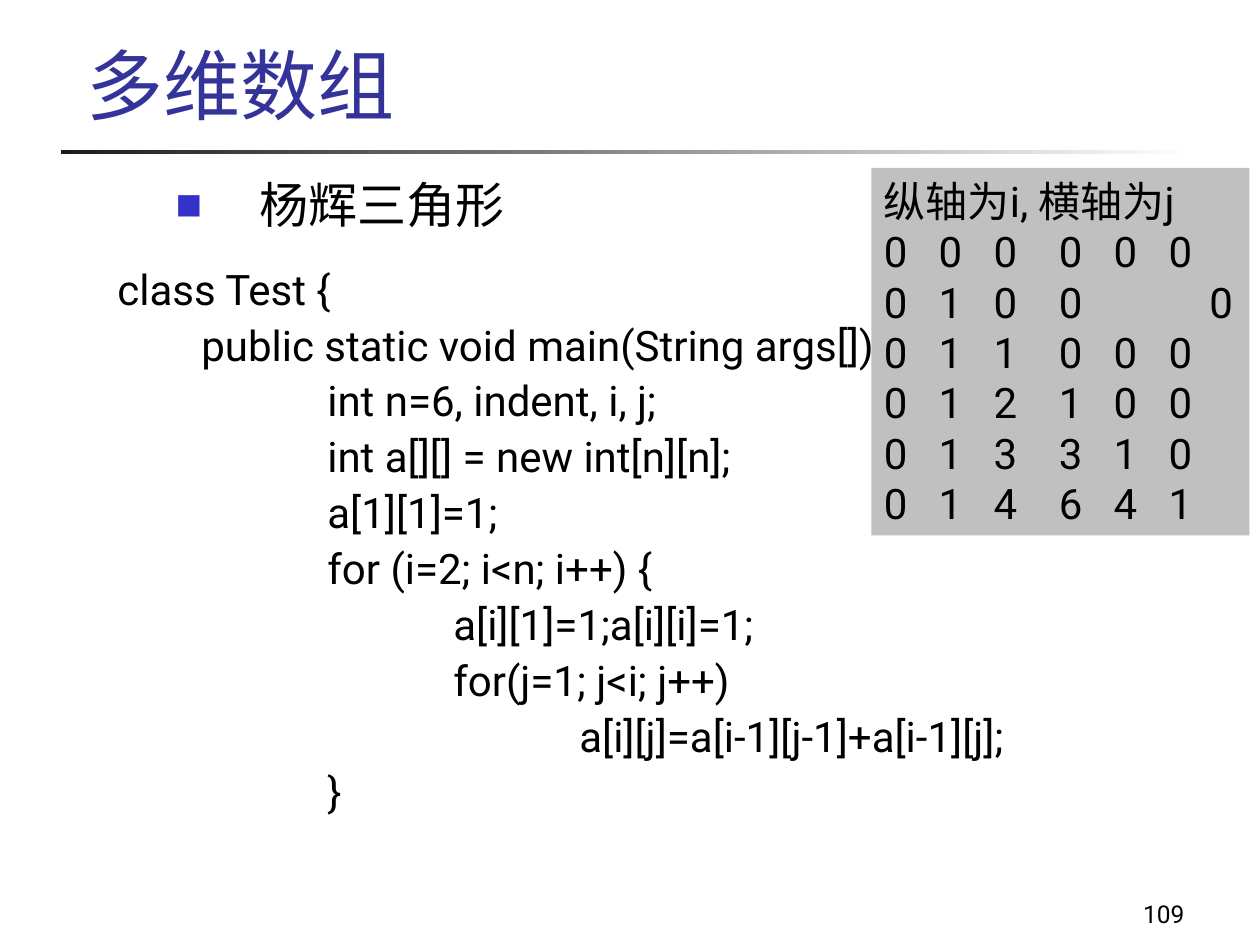
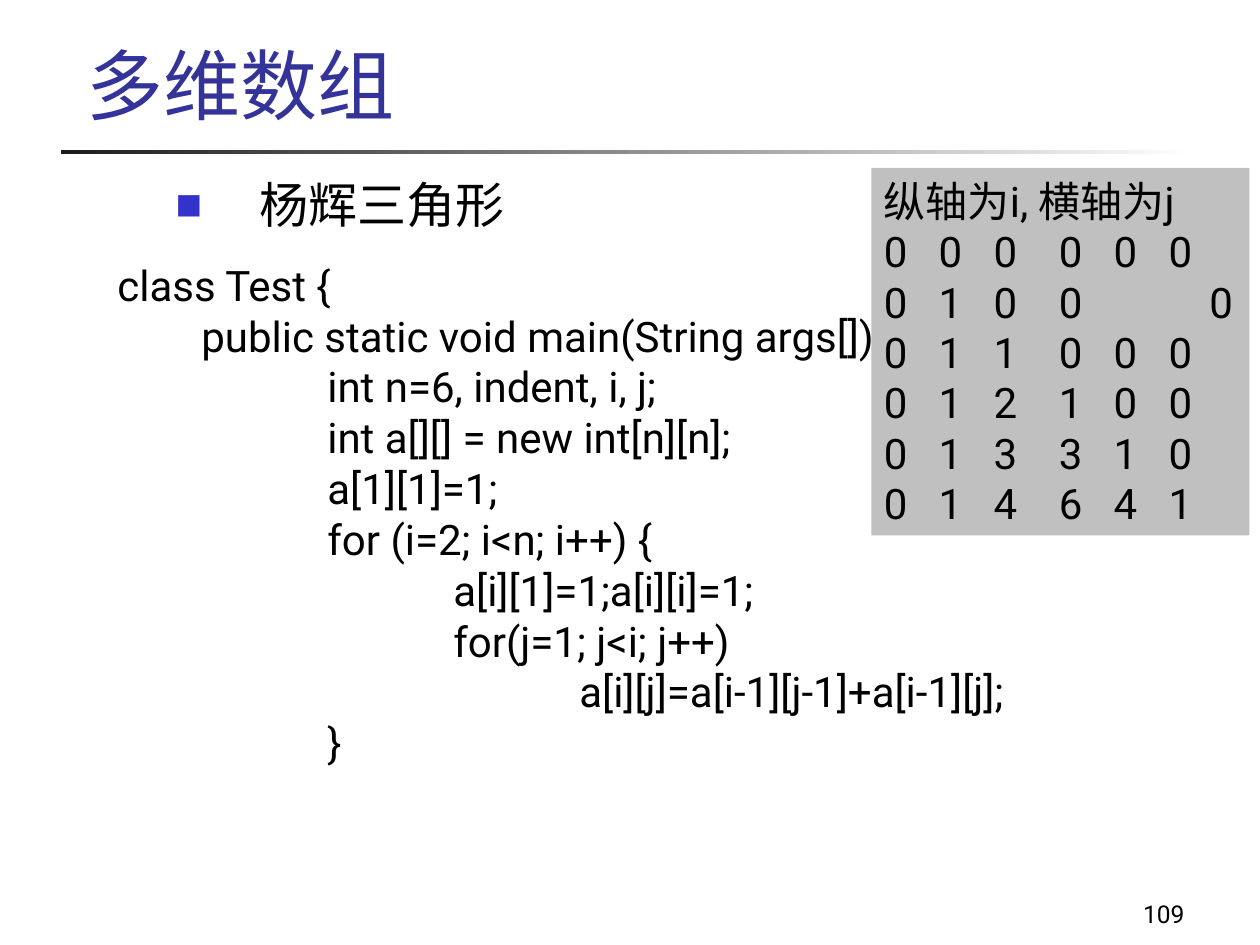
Before and after one commit to wangjin0818/Object_Oriented_Programming_2021, a slide deck: slide 109 of week 02/第02章-Java语法基础.ppt. Drawn at 1260x945 pixels with LibreOffice and Linux fonts; fonts in the diff are those of the drawing; background and template pictures are left out. Boxes give left, top, right and bottom in pixels: in the first picture for what was removed or moved away, otherwise in the second. Text is boxed around its words. In the diff, an @@ line names an element or a change of style, - is before the commit and + after.

```diff
--- a/week 02/第02章-Java语法基础.ppt
+++ b/week 02/第02章-Java语法基础.ppt
@@ text "class Test {" at box(117, 269, 1003, 716): line spacing 0.9 to 0.8 @@
```
Also in this commit, not shown: 5 other slides changed, 2 other files.
